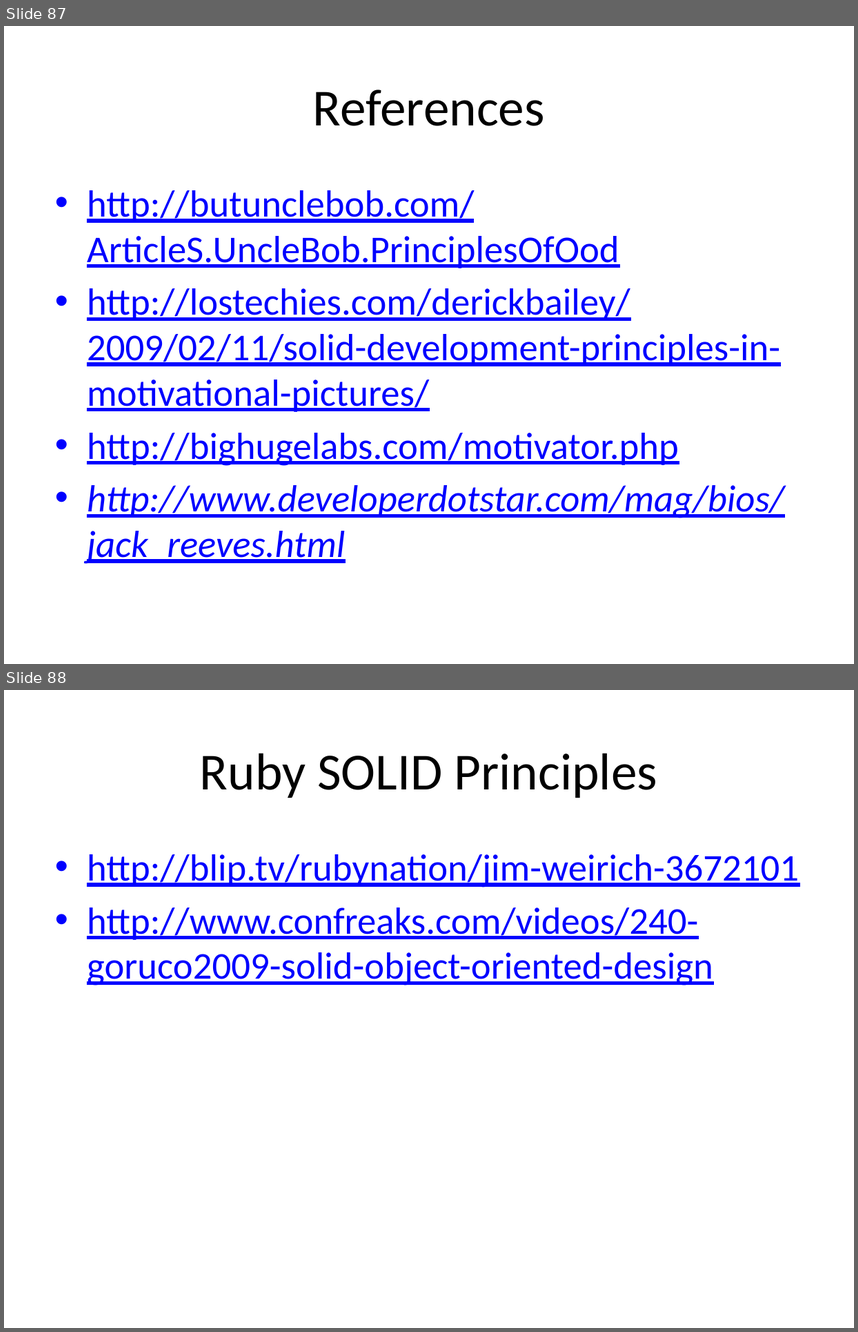
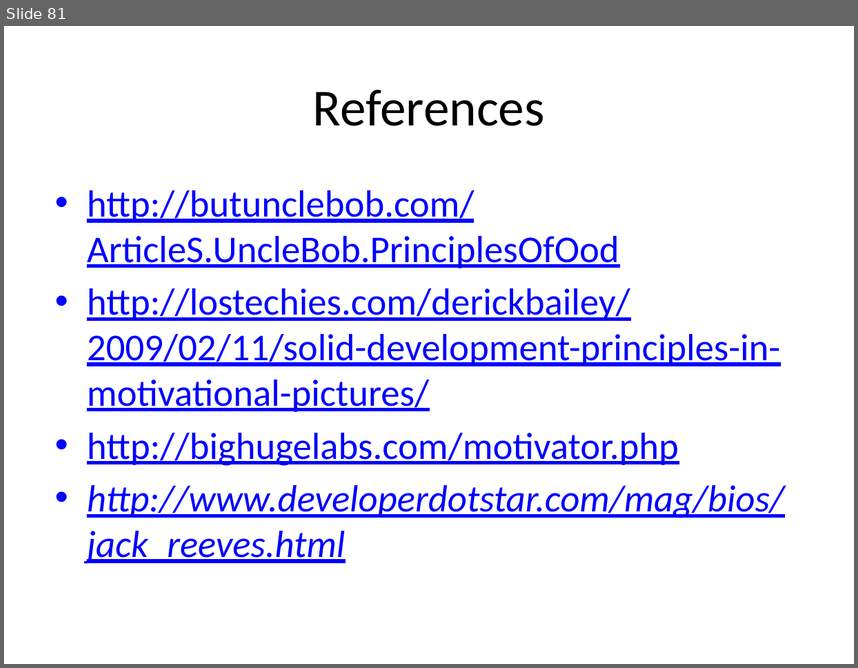
Before and after one commit to Mohamedsaied8/EmbeddedCppDiploma, a slide deck: cpp/slides/session10/SOLID Principles of OOD v2.pptx. Shown one above the other, each under a label of ours: slides 87 and 88 before the commit, slide 81 after it. The pictures are 858x1332 and 858x668 pixels, drawn with LibreOffice and Linux fonts; fonts in the diff are those of the drawing. Boxes give left, top, right and bottom in pixels: in the first picture for what was removed or moved away, otherwise in the second. Text is boxed around its words. In the diff, an @@ line names an element or a change of style, - is before the commit and + after.

```diff
--- a/cpp/slides/session10/SOLID Principles of OOD v2.pptx
+++ b/cpp/slides/session10/SOLID Principles of OOD v2.pptx
@@ slide 88 removed at box(4, 690, 854, 1328), background #FFFFFF @@
@@ title removed at box(200, 753, 657, 798) @@
-Ruby SOLID Principles
@@ text removed at box(87, 854, 799, 985) @@
-• http://blip.tv/rubynation/jim-weirich-3672101
-• http://www.confreaks.com/videos/240-goruco2009-solid-object-oriented-design
@@ what was slide 87 is now slide 81 @@
```
Also in this commit, not shown: 6 other slides removed, 2 other files.
